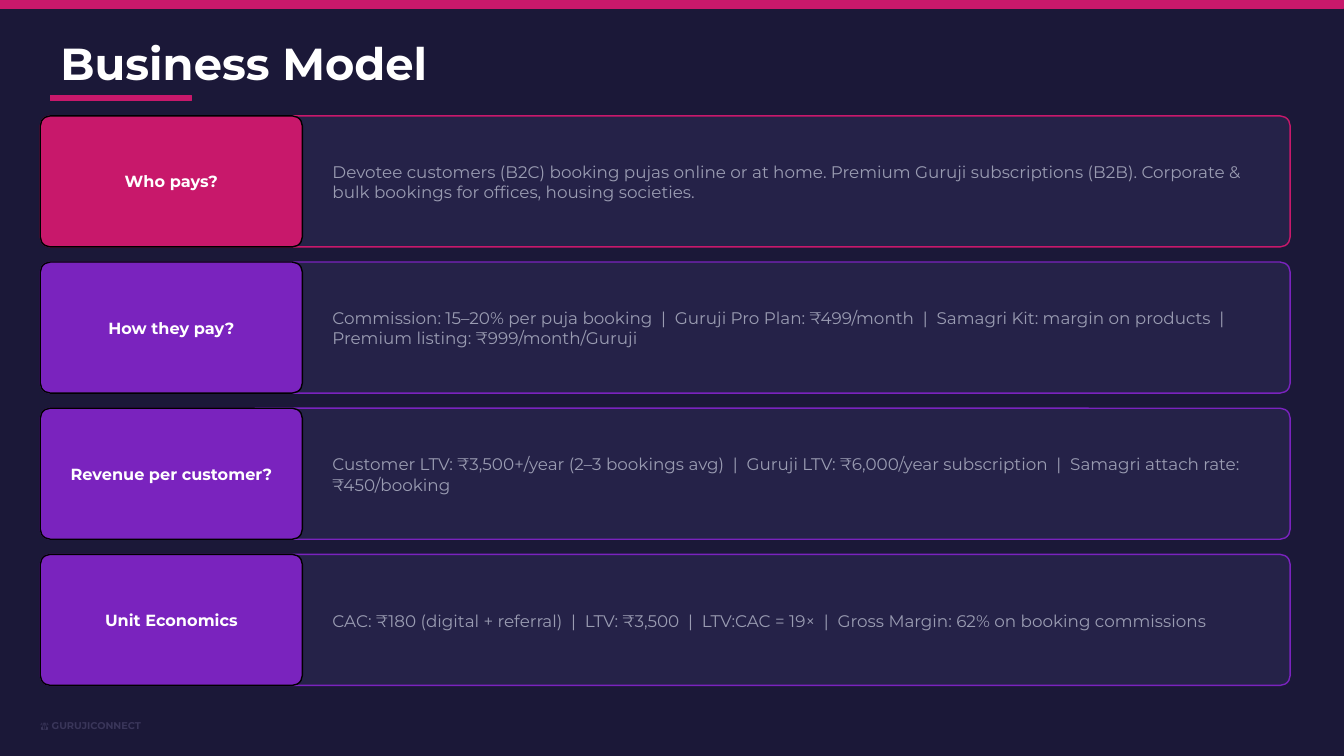
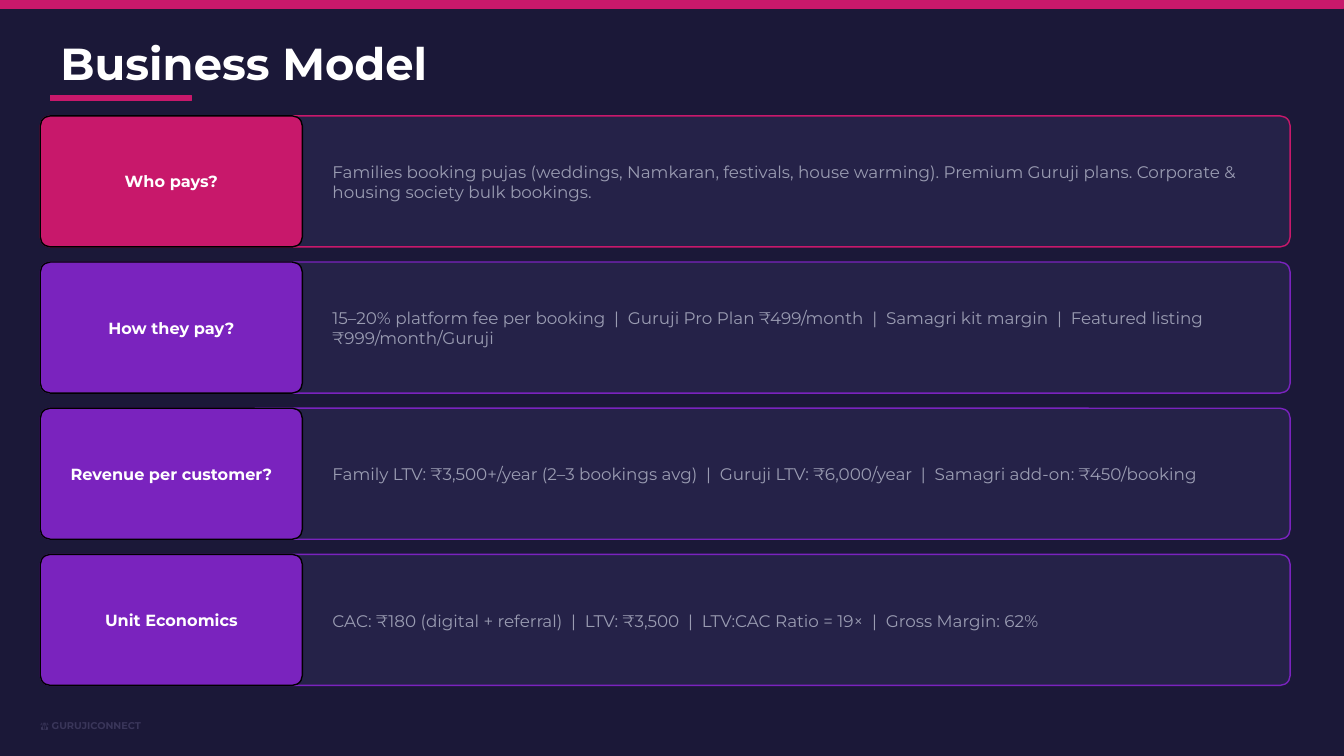
Before and after one commit to kulkarniojus/guruji-connect, a slide deck: slide 8 of attached_assets/GurujiConnect_PitchDeck.pptx. Drawn at 1344x756 pixels with LibreOffice and Linux fonts; fonts in the diff are those of the drawing. Boxes give left, top, right and bottom in pixels: in the first picture for what was removed or moved away, otherwise in the second. Text is boxed around its words. In the diff, an @@ line names an element or a change of style, - is before the commit and + after.

```diff
--- a/attached_assets/GurujiConnect_PitchDeck.pptx
+++ b/attached_assets/GurujiConnect_PitchDeck.pptx
@@ text at (x1=332, y1=165, x2=1220, y2=201): text changed @@
-Devotee customers (B2C) booking pujas online or at home. Premium Guruji subscriptions (B2B). Corporate & bulk bookings for offices, housing societies.
+Families booking pujas (weddings, Namkaran, festivals, house warming). Premium Guruji plans. Corporate & housing society bulk bookings.
@@ text at (x1=332, y1=310, x2=1203, y2=347): text changed @@
-Commission: 15–20% per puja booking | Guruji Pro Plan: ₹499/month | Samagri Kit: margin on products | Premium listing: ₹999/month/Guruji
+15–20% platform fee per booking | Guruji Pro Plan ₹499/month | Samagri kit margin | Featured listing ₹999/month/Guruji
@@ text at (x1=332, y1=466, x2=1197, y2=483): text changed @@
-Customer LTV: ₹3,500+/year (2–3 bookings avg) | Guruji LTV: ₹6,000/year subscription | Samagri attach rate: ₹450/booking
+Family LTV: ₹3,500+/year (2–3 bookings avg) | Guruji LTV: ₹6,000/year | Samagri add-on: ₹450/booking
@@ text at (x1=332, y1=614, x2=1038, y2=630): text changed @@
-CAC: ₹180 (digital + referral) | LTV: ₹3,500 | LTV:CAC = 19× | Gross Margin: 62% on booking commissions
+CAC: ₹180 (digital + referral) | LTV: ₹3,500 | LTV:CAC Ratio = 19× | Gross Margin: 62%
```
Also in this commit, not shown: 11 other slides changed, 1 other file.
